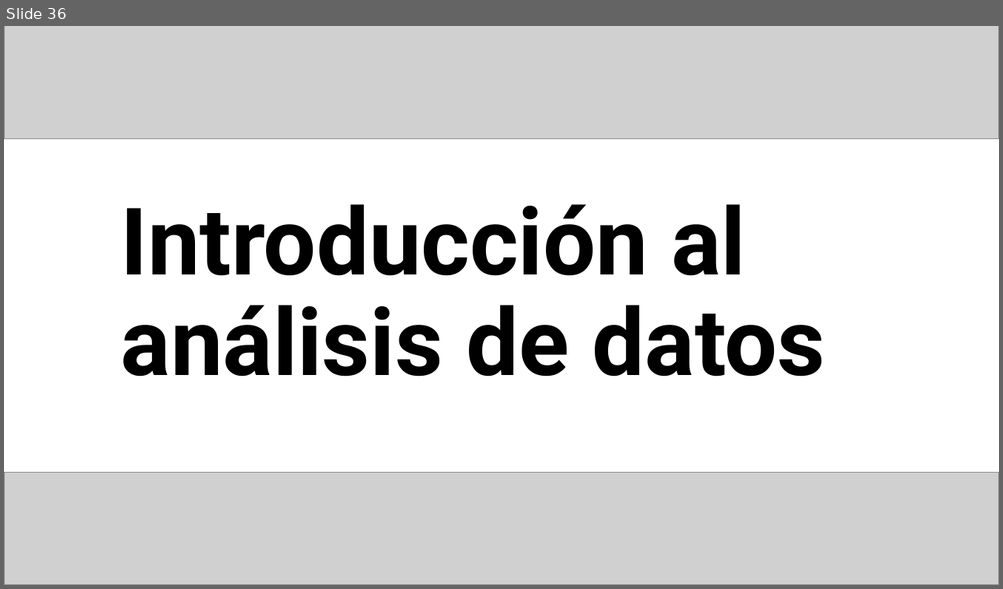
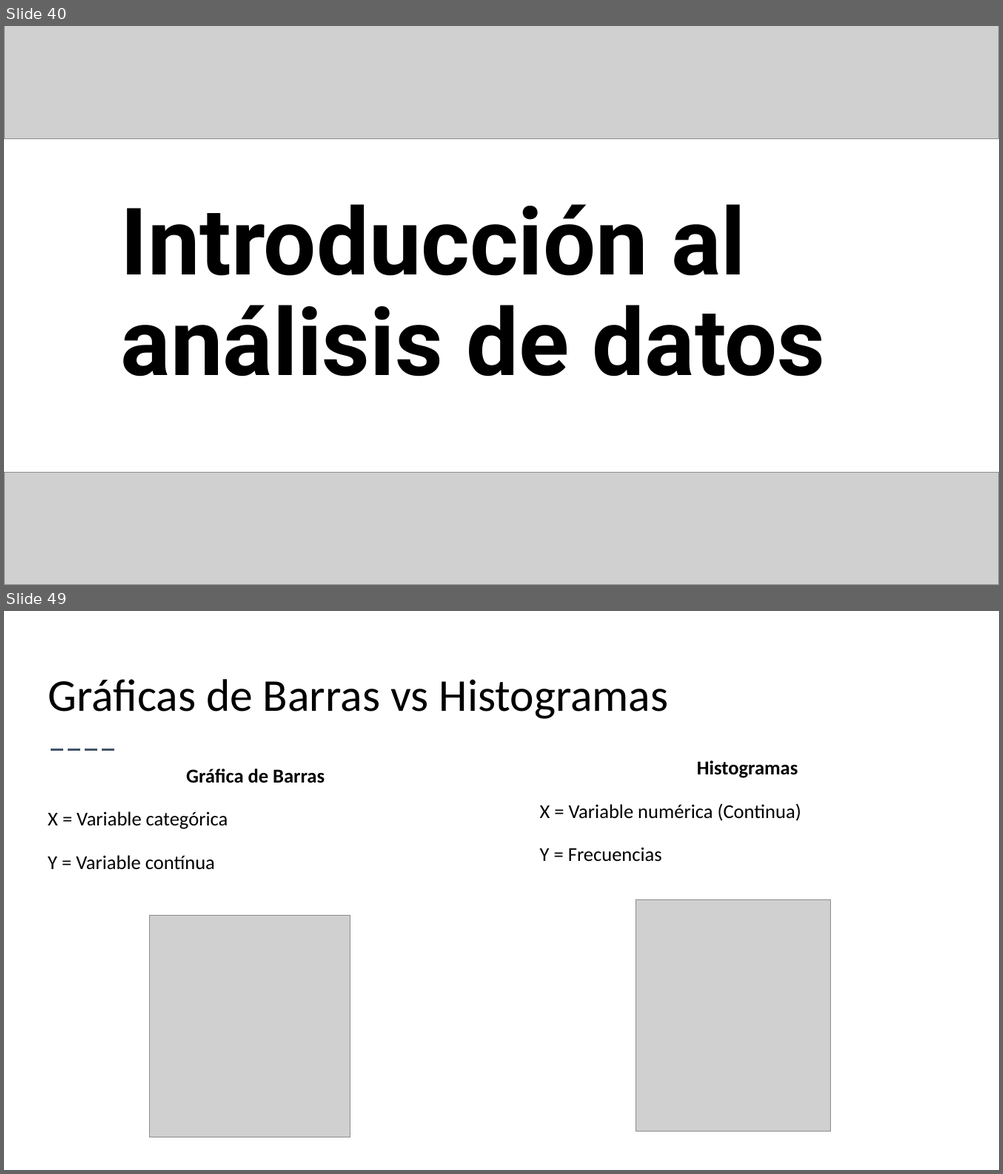
Before and after one commit to Adrifelcha/afchavez-019, a slide deck: JeanPiaget/Presentaciones/04_RecolecciónyAnálisisDatos.pptx. Shown one above the other, each under a label of ours: slide 36 before the commit, slides 40 and 49 after it; the slides between them are not shown. The pictures are 1003x589 and 1003x1174 pixels, drawn with LibreOffice and Linux fonts; fonts in the diff are those of the drawing; grey boxes stand for pictures. Boxes give left, top, right and bottom in pixels: in the first picture for what was removed or moved away, otherwise in the second. Text is boxed around its words. In the diff, an @@ line names an element or a change of style, - is before the commit and + after.

```diff
--- a/JeanPiaget/Presentaciones/04_RecolecciónyAnálisisDatos.pptx
+++ b/JeanPiaget/Presentaciones/04_RecolecciónyAnálisisDatos.pptx
@@ slide 49 added at box(4, 611, 999, 1170), background #FFFFFF @@
@@ title added at box(48, 679, 669, 719), 44 pt, text #000000 @@
+Gráficas de Barras vs Histogramas
@@ line added from (51, 750) to (117, 750), #44546A 1.5 pt dashed @@
@@ text added at box(540, 760, 801, 862), 19 pt, text #000000 @@
+Histogramas
+X = Variable numérica (Continua)
+Y = Frecuencias
@@ text added at box(48, 769, 324, 870), 19 pt, text #000000 @@
+Gráfica de Barras
+X = Variable categórica
+Y = Variable contínua
@@ picture added at box(150, 916, 350, 1139) @@
@@ picture added at box(636, 900, 831, 1132) @@
@@ what was slide 36 is now slide 40 @@
```
Also in this commit, not shown: 40 other slides added, 2 slides removed, 2 other files.
